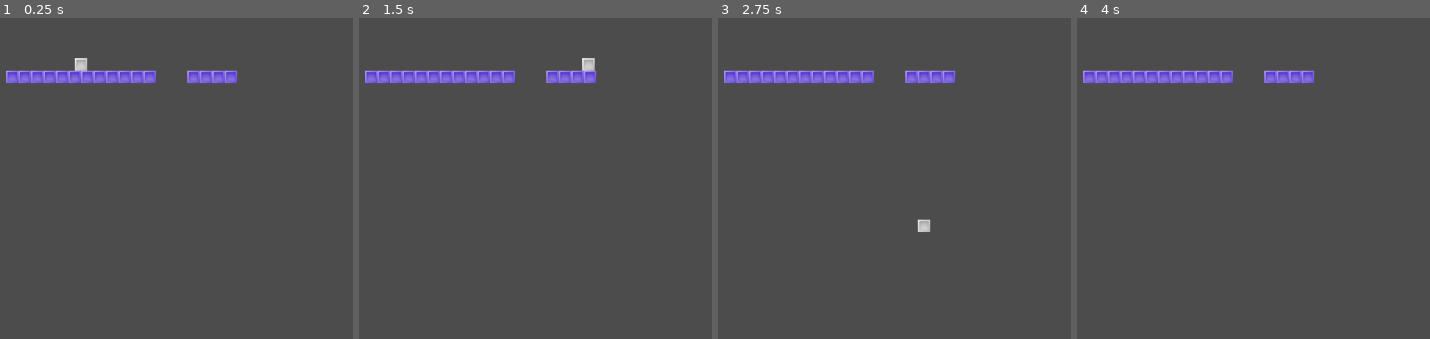
Above: before the commit, frames 1-4 (left to right).
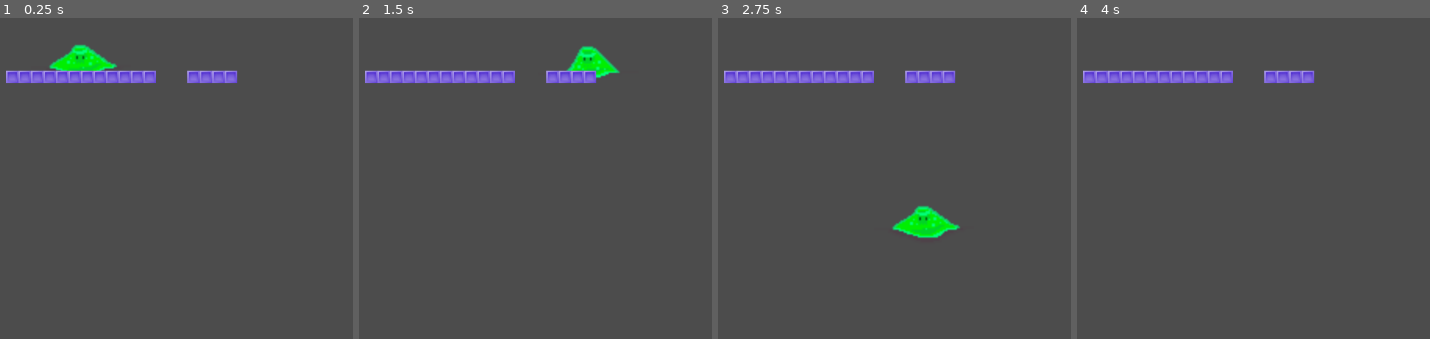
Above: after the commit, the same moments.

Repository: Vampirlo/FirstGodotGame
Game: Godot game, scene res://Node2D.tscn
Two runs of this game, one before a commit and one after it. Both use one fixed random seed, a clock stepped at 60 frames per second and the inputs below.
Inputs:
- Up to frame 1 (0.25 s): no input
- Up to frame 2 (1.5 s): hold D (move_right) from 0.53 s (still down); tap Space (jump) at 0.77 s
- Up to frame 3 (2.75 s): tap Space (jump) at 1.52 s; release D (move_right) at 2.03 s; hold A (move_left) from 2.03 s (still down)
- Up to frame 4 (4 s): release A (move_left) at 2.78 s; hold D (move_right) from 2.78 s (still down); tap Space (jump) at 3.02, 3.77 s; tap Enter at 3.5 s

The runs differ from the first frame. In frame 1, 1.0% of the frame differs, in the area x 13-34%, y 8-17%; in frame 2, 0.8%; in frame 3, 1.1%, in the area x 49-69%, y 58-69%; in frame 4, nothing differs.

Commit message:
Добавил анимацию и новый спрайт ГГ

Diff:
--- a/game/KinematicBody2D.gd
+++ b/game/KinematicBody2D.gd
@@ -20,3 +20,9 @@
 	velocity.y += Gravity
 
 	velocity = move_and_slide(velocity, Floor)
+
+func animate():
+	var anim = "idle"
+
+	if $Sprite.animation != anim:
+		$Sprite.play(anim)
--- a/game/KinematicBody2D.tscn
+++ b/game/KinematicBody2D.tscn
@@ -1,16 +1,37 @@
-[gd_scene load_steps=4 format=2]
+[gd_scene load_steps=12 format=2]
 
 [ext_resource path="res://KinematicBody2D.gd" type="Script" id=1]
-[ext_resource path="res://Sprite's/player.png" type="Texture" id=2]
+[ext_resource path="res://Animation/Stand/4.png" type="Texture" id=2]
+[ext_resource path="res://Animation/Stand/5.png" type="Texture" id=3]
+[ext_resource path="res://Animation/Stand/6.png" type="Texture" id=4]
+[ext_resource path="res://Animation/Stand/8.png" type="Texture" id=5]
+[ext_resource path="res://Animation/Stand/1.png" type="Texture" id=6]
+[ext_resource path="res://Animation/Stand/3.png" type="Texture" id=7]
+[ext_resource path="res://Animation/Stand/2.png" type="Texture" id=8]
+[ext_resource path="res://Animation/Stand/7.png" type="Texture" id=9]
 
-[sub_resource type="RectangleShape2D" id=1]
-extents = Vector2( 7.99783, 8.08493 )
+[sub_resource type="SpriteFrames" id=1]
+animations = [ {
+"frames": [ ExtResource( 6 ), ExtResource( 8 ), ExtResource( 7 ), ExtResource( 2 ), ExtResource( 3 ), ExtResource( 4 ), ExtResource( 9 ), ExtResource( 5 ) ],
+"loop": true,
+"name": "idle",
+"speed": 10.0
+} ]
+
+[sub_resource type="RectangleShape2D" id=2]
+extents = Vector2( 18.6286, 10.2365 )
 
 [node name="KinematicBody2D" type="KinematicBody2D"]
 script = ExtResource( 1 )
 
-[node name="Player" type="Sprite" parent="."]
-texture = ExtResource( 2 )
+[node name="Sprite" type="AnimatedSprite" parent="."]
+position = Vector2( 0, 0.029 )
+scale = Vector2( 2, 2 )
+frames = SubResource( 1 )
+animation = "idle"
+frame = 2
+playing = true
 
 [node name="CollisionShape2D" type="CollisionShape2D" parent="."]
-shape = SubResource( 1 )
+position = Vector2( 1.31297, -1.23898 )
+shape = SubResource( 2 )
Not shown, removed: game/.mono/metadata/ide_messaging_meta.txt
Binary file added: game/Animation/Stand/1.png
Not shown, added: game/Animation/Stand/1.png.import
Binary file added: game/Animation/Stand/2.png
Not shown, added: game/Animation/Stand/2.png.import
Binary file added: game/Animation/Stand/3.png
Not shown, added: game/Animation/Stand/3.png.import
Binary file added: game/Animation/Stand/4.png
Not shown, added: game/Animation/Stand/4.png.import
Binary file added: game/Animation/Stand/5.png
Not shown, added: game/Animation/Stand/5.png.import
Binary file added: game/Animation/Stand/6.png
(and 7 more such lines)
